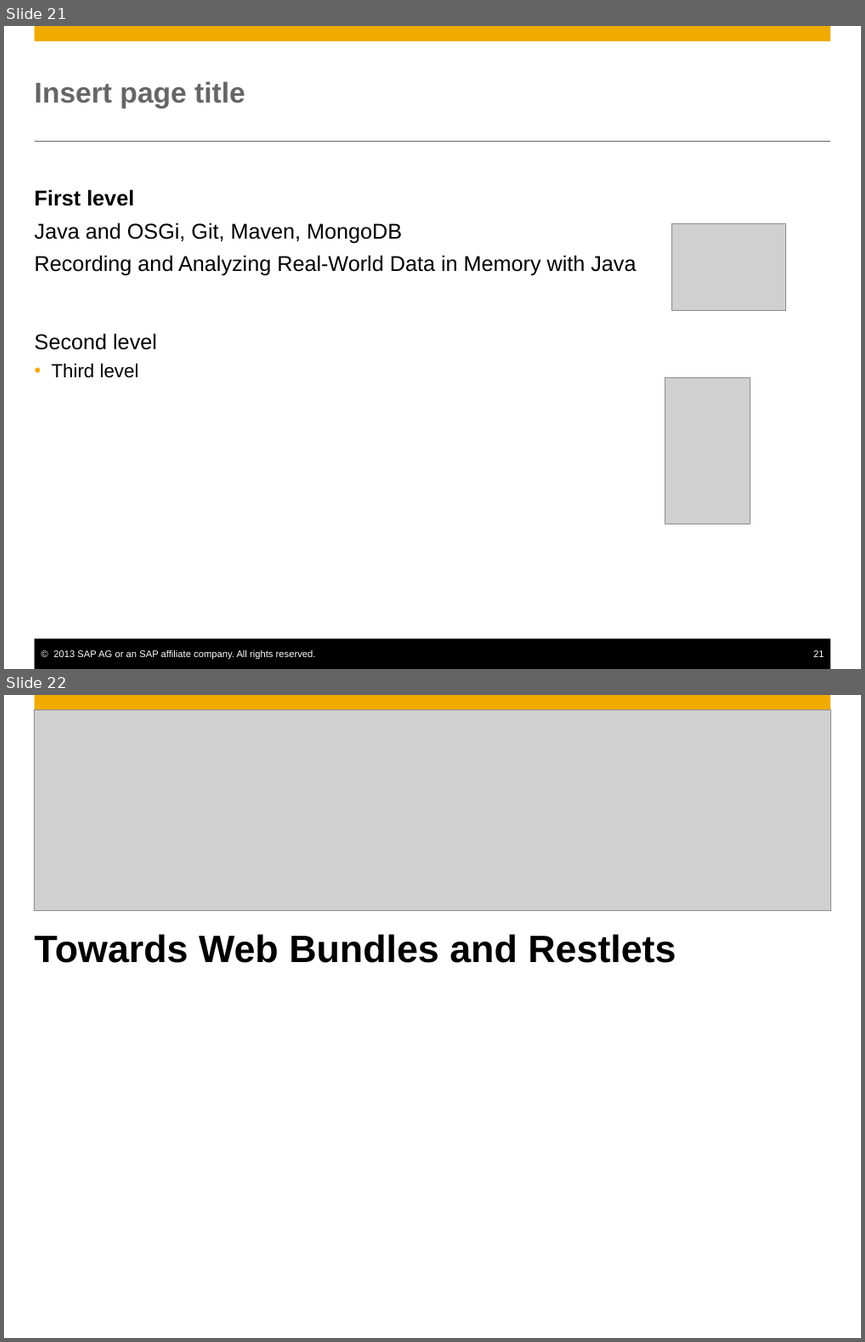
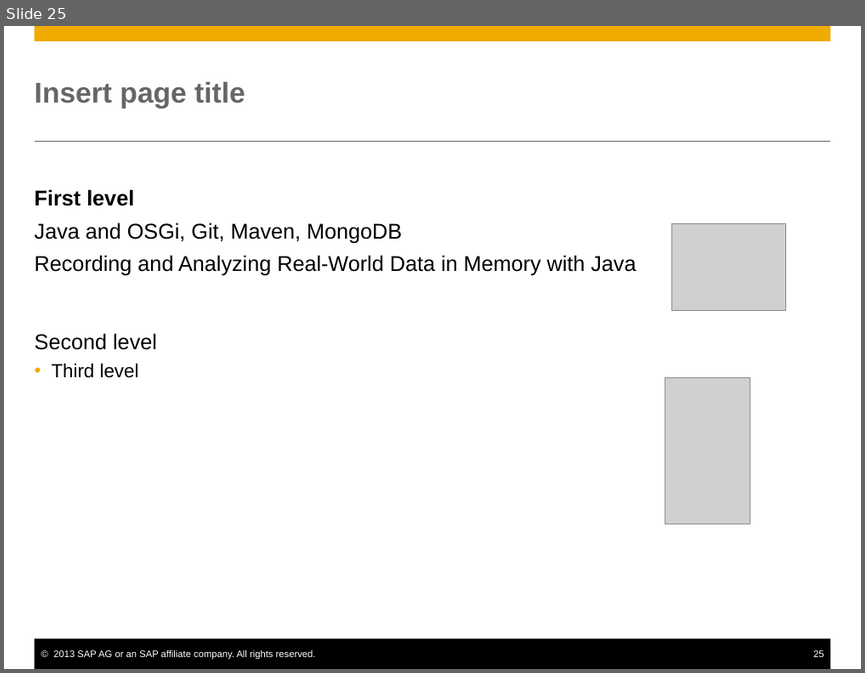
Before and after one commit to axeluhl/sailing-analytics, a slide deck: doc/SAPSailingAnalyticsArchitecture.pptx. Shown one above the other, each under a label of ours: slides 21 and 22 before the commit, slide 25 after it. The pictures are 865x1342 and 865x673 pixels, drawn with LibreOffice and Linux fonts; fonts in the diff are those of the drawing; grey boxes stand for pictures; background and template pictures are left out. Boxes give left, top, right and bottom in pixels: in the first picture for what was removed or moved away, otherwise in the second. Text is boxed around its words. In the diff, an @@ line names an element or a change of style, - is before the commit and + after.

```diff
--- a/doc/SAPSailingAnalyticsArchitecture.pptx
+++ b/doc/SAPSailingAnalyticsArchitecture.pptx
@@ slide 22 removed at <box>4,695,861,1338</box>, background #FFFFFF; not listed: 1 template element that a slide beside it also shows @@
@@ picture removed at <box>34,710,830,910</box> @@
@@ title removed at <box>35,934,676,963</box> @@
-Towards Web Bundles and Restlets
@@ what was slide 21 is now slide 25 @@
@@ page number at <box>813,650,823,657</box>: text changed @@
-21
+25
```
Also in this commit, not shown: 2 slides changed, 2 slides added, 1 other slide removed, 3 other files.
